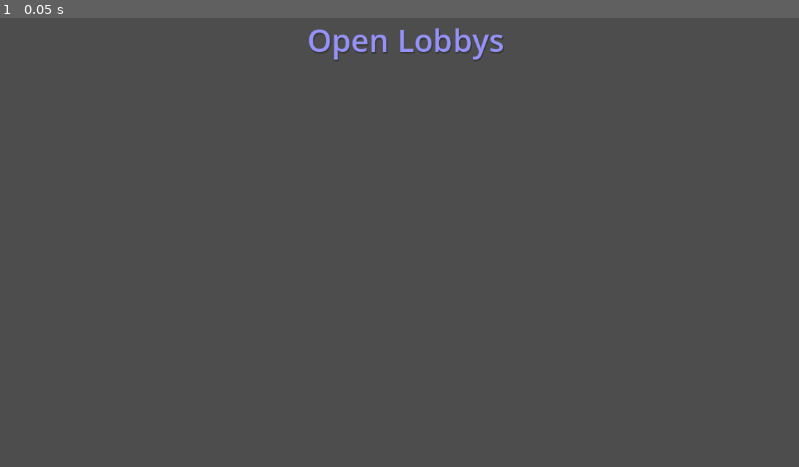
Above: before the commit, frame 1.
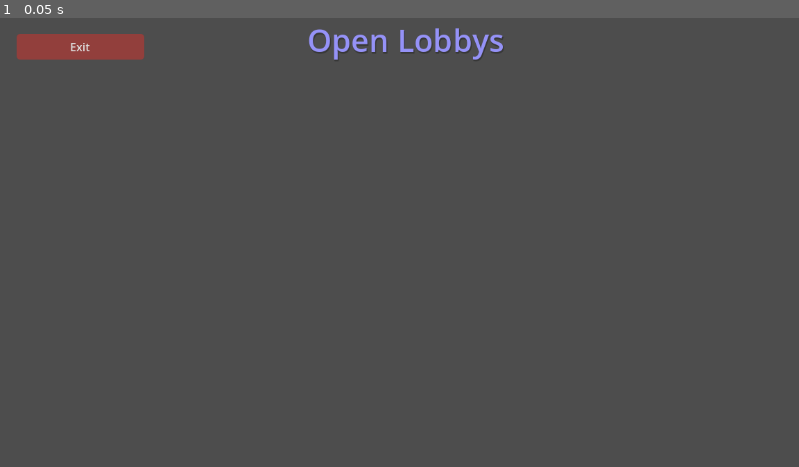
Above: after the commit, the same moment.

Repository: DragonCat4012/Shyv_Game
Game: Godot game, scene res://Scenes/Lobby/OpenLobbys.tscn
Same seed, same stepped clock (60 frames per second), same inputs: the game is played once before the commit and once after it. This scene is started directly instead of the project's main scene.
Inputs:
- Up to frame 1 (0.05 s): no input

The runs differ from the first frame. In frame 1, 0.9% of the frame differs, in the area x 2-19%, y 3-10%.

Commit message:
join random and choosen lobbys

Diff:
--- a/GamManager.gd
+++ b/GamManager.gd
@@ -54,26 +54,17 @@
 	multiplayer.multiplayer_peer = multiplayer_peer
 
 func _on_host_pressed():
+	if not connectedToServer:
+		print("Not connected to Server")
+		return
 	isHost = true
 	print_signed("created host id: ", multiplayer.get_unique_id())
 	rpc_id(1,"on_lobby_create")
 
 	return # TODO: let server ahndle that? not sure
-	multiplayer_peer.peer_connected.connect(
-		func(new_peer_id):
-			rpc("_on_player_connected", new_peer_id)
-			rpc_id(new_peer_id, "add_previously_connected_player_character", connected_peer_ids)
-			rpc_id(new_peer_id, "add_previously_send_messages", messages)
-			addPlayer(new_peer_id)
-			connected = true
-	)
-	multiplayer_peer.peer_disconnected.connect(
-		func(old_peer_id):
-			rpc("_on_player_diconnected", old_peer_id)
-			removePlayer(old_peer_id)
-	)
-func _on_join_lobby_pressed(lobbyCode):
-	rpc_id(1,"on_lobby_joined", lobbyCode)
+
+func _on_join_lobby_pressed(newLobbyCode):
+	rpc_id(1,"on_lobby_joined", newLobbyCode)
 	print("Trying to join selected lobby")
 
 func _on_join_pressed():
@@ -88,39 +79,62 @@
 	print_signed("connected to server as: ", multiplayer.get_unique_id())
 
 	connectedToServer = true
-	EventSystem.CONNECTED_SUCCESSFULL.emit()
 
 func _on_join_failure():
 	connectedToServer = false
 	connected = false
 	print("Failed to connect to Server")
 
+func close_lobby():
+	rpc_id(1, "on_lobby_close")
 
+func _request_lobbies():
+	rpc_id(1, "request_lobbys")
+
+func _leave_lobby():
+	rpc_id(1, "leave_lobby", lobbyCode)
+	lobbyCode = -1
+
+func _leave_watchlist():
+	rpc_id(1, "leave_watchlist")
 # Server RPCS
+@rpc("any_peer", "reliable")
+func leave_watchlist():
+	pass
+@rpc("any_peer", "reliable")
+func leave_lobby(_lobby):
+	pass
+@rpc("any_peer", "reliable")
+func on_lobby_close():
+	pass
 @rpc("any_peer", "reliable")
 func on_lobby_create():
 	pass
 @rpc("any_peer", "reliable")
-func on_lobby_joined(lobby):
+func on_lobby_joined(_lobby):
 	pass
 @rpc("any_peer", "reliable")
-func on_random_lobby_joined(lobby):
+func on_random_lobby_joined(_lobby):
+	pass
+@rpc("any_peer", "reliable")
+func request_lobbys():
 	pass
 
+# From Server
 @rpc("authority", "reliable")
 func lobby_found(lobbyID):
 	GamManager.connected = true
 	lobbyCode = lobbyID
 	EventSystem.LOBBY_JOINED.emit()
 
-@rpc("any_peer", "reliable")
-func request_lobbys():
-	pass
+@rpc("authority", "reliable")
+func lobby_closed_by_host():
+	GamManager.connected = false
+	lobbyCode = -1
+	print("lobby closed :c")
+	EventSystem.LOBBY_CLOSED.emit()
 
 # Sync RPCs
-func _request_lobbies():
-	rpc_id(1, "request_lobbys")
-
 @rpc("authority", "reliable")
 func sync_players_in_lobby(players):
 	print("Synced Players: ", players)
@@ -130,62 +144,7 @@
 func open_lobbys(lobbys):
 	EventSystem.FOUND_OPEN_LOBBYS.emit(lobbys)
 	print("found lobbys: ", lobbys)
-# MARK: RPc
-#@rpc
-func _on_peer_disconnect(peerID):
-	print_signed("peer disconnected: ", peerID)
-	if peerID == multiplayer.get_unique_id(): # when disconnected from host
-		print("Server closed connection")
-		connected = false
-		multiplayer_peer.close()
-	removePlayer(peerID)
 
-func _diconnect():
-	connected = false
-	var id = multiplayer.get_unique_id()
-	multiplayer_peer.close()
-	reset_after_disconnect()
-	rpc("_on_peer_disconnect", id)
-
-func _diconnect_all_peers_from_host():
-	for peer in connected_peer_ids:
-		rpc("_on_peer_disconnect", peer)
-		#OS.delay_msec(1000)
-		#multiplayer_peer.disconnect_peer(peer, false)
-
-	connected = false
-	multiplayer_peer.close()
-	reset_after_disconnect()
-
-func addPlayer(peer_id):
-	connected_peer_ids.append(peer_id)
-	messages[peer_id] = ""
-
-func removePlayer(peer_id):
-	connected_peer_ids.erase(peer_id)
-	messages.erase(peer_id)
-	ready_peer_ids.erase(peer_id)
-
-#@rpc
-func _on_player_connected(new_per_id):
-	'''Called on every peer'''
-	print_signed("Added player: ", new_per_id)
-	addPlayer(new_per_id)
-
-#@rpc
-func _on_player_diconnected(new_per_id):
-	'''Called on every peer'''
-	print_signed("remove player: ", new_per_id)
-	removePlayer(new_per_id)
-
-#@rpc # only server can call it
-func add_previously_connected_player_character(peer_ids):
-	print_signed("added a few: ", peer_ids)
-	for peer_id in peer_ids:
-		addPlayer(peer_id)
-#@rpc
-func add_previously_send_messages(msgs):
-	messages = msgs
 
 # Manga Lobby Nations
 func _remove_player_nation_in_lobby(peerID):
--- a/Global/EventSystem.gd
+++ b/Global/EventSystem.gd
@@ -4,6 +4,7 @@
 signal CONNECTED_SUCCESSFULL
 signal FOUND_OPEN_LOBBYS(lobbys)
 signal LOBBY_JOINED
+signal LOBBY_CLOSED
 
 # Host
 signal PHASE_UPDATED(phase)
--- a/Scenes/Lobby/OpenLobbys.gd
+++ b/Scenes/Lobby/OpenLobbys.gd
@@ -15,6 +15,8 @@
 
 func _updated_lobbys(newLobbies):
 	lobbys = newLobbies
+	for x in v_box_container.get_children():
+		v_box_container.remove_child(x)
 
 	for i in lobbys:
 		var box = h_box_container.duplicate()
@@ -31,3 +33,7 @@
 
 func _navigate_to_lobby():
 	get_tree().change_scene_to_file(SceneManager.PEERSCENE)
+
+func _on_exit_button_pressed():
+	GamManager._leave_watchlist()
+	get_tree().change_scene_to_file(SceneManager.MENUSCENE)
--- a/Scenes/Lobby/OpenLobbys.tscn
+++ b/Scenes/Lobby/OpenLobbys.tscn
@@ -1,7 +1,8 @@
-[gd_scene load_steps=3 format=3 uid="uid://hyrtroy65eop"]
+[gd_scene load_steps=4 format=3 uid="uid://hyrtroy65eop"]
 
 [ext_resource type="Theme" uid="uid://41ggext22ekn" path="res://Graphics/Themes/primaryTheme.tres" id="1_cc2dg"]
 [ext_resource type="Script" path="res://Scenes/Lobby/OpenLobbys.gd" id="1_su3ep"]
+[ext_resource type="Theme" uid="uid://ixv6thuip0t" path="res://Graphics/Themes/deleteTheme.tres" id="3_bbd1l"]
 
 [node name="OpenLobbys" type="Node2D"]
 script = ExtResource("1_su3ep")
@@ -31,3 +32,13 @@
 offset_bottom = 63.0
 theme = ExtResource("1_cc2dg")
 text = "Open Lobbys"
+
+[node name="ExitButton" type="Button" parent="."]
+offset_left = 24.0
+offset_top = 23.0
+offset_right = 208.0
+offset_bottom = 60.0
+theme = ExtResource("3_bbd1l")
+text = "Exit"
+
+[connection signal="pressed" from="ExitButton" to="." method="_on_exit_button_pressed"]
--- a/Scenes/Lobby/PeerView.gd
+++ b/Scenes/Lobby/PeerView.gd
@@ -55,7 +55,7 @@
 		ready_button.theme = RessourceManager.THEME_BUTTON_DELETE
 
 func _on_exit_button_pressed():
-	GamManager._diconnect()
+	GamManager._leave_lobby()
 	_exitScene()
 
 func _exitScene():
--- a/Scenes/Lobby/hostView.gd
+++ b/Scenes/Lobby/hostView.gd
@@ -7,7 +7,7 @@
 
 var lastArr = ""
 
-func _process(delta):
+func _process(_delta):
 	start_button.disabled = GamManager.connected_peer_ids.size() != GamManager.ready_peer_ids.size() or GamManager.connected_peer_ids.size() == 0
 
 	#if str(GamManager.connected_peer_ids) != lastArr:
@@ -35,5 +35,5 @@
 	LobbyManager.start_game(mapSeed)
 
 func _on_exit_button_pressed():
-	GamManager._diconnect_all_peers_from_host()
+	GamManager.close_lobby()
 	get_tree().change_scene_to_file(SceneManager.MENUSCENE)
--- a/Scenes/menu.gd
+++ b/Scenes/menu.gd
@@ -8,11 +8,11 @@
 	var version = file.get_as_text()
 	file.close()
 	version_label.text = version
-	EventSystem.CONNECTED_SUCCESSFULL.connect(_change_to_peer_view)
 	GamManager._connect_to_server()
+	EventSystem.LOBBY_JOINED.connect(_change_to_peer_view)
 
 var lastDisabled = false
-func _process(delta):
+func _process(_delta):
 	var disabled = true
 	if GamManager.connectedToServer:
 		disabled = false
